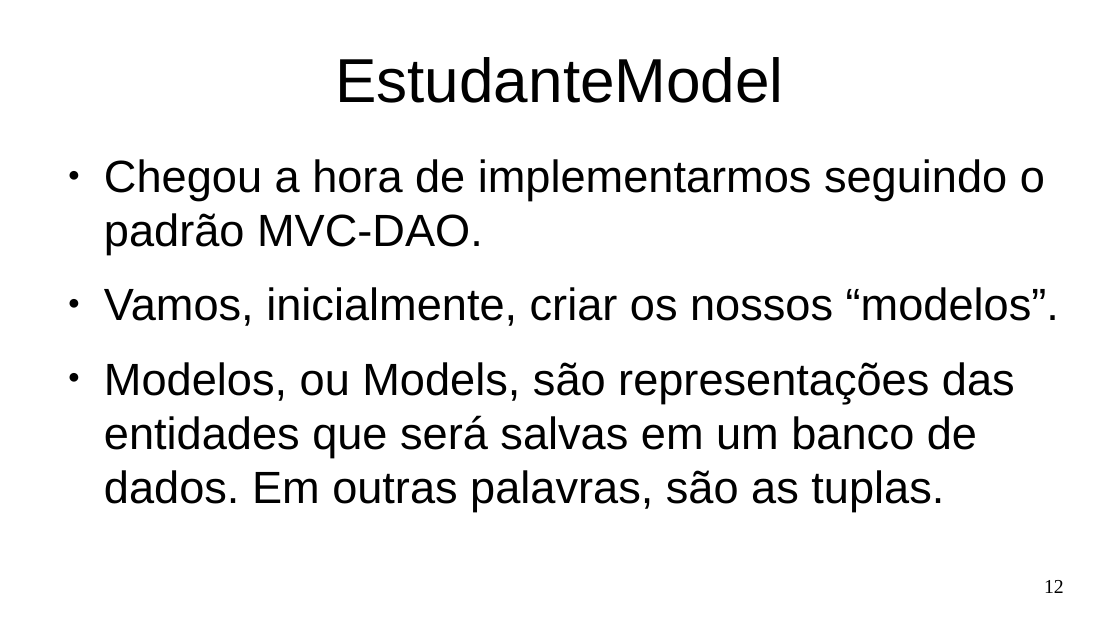
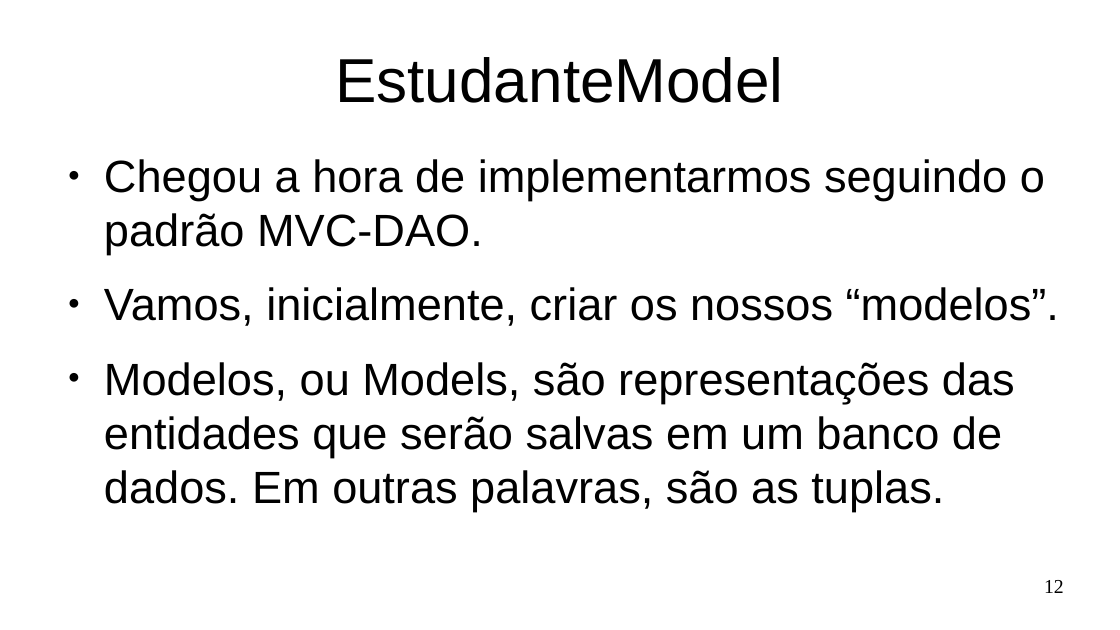
Before and after one commit to Marques-Dev/WEB_2020-1, a slide deck: slide 12 of SLIDES/aula04.odp. Drawn at 1120x630 pixels with LibreOffice and Linux fonts; fonts in the diff are those of the drawing. Boxes give left, top, right and bottom in pixels: in the first picture for what was removed or moved away, otherwise in the second. Text is boxed around its words. In the diff, an @@ line names an element or a change of style, - is before the commit and + after.

```diff
--- a/SLIDES/aula04.odp
+++ b/SLIDES/aula04.odp
@@ text at bbox=[104, 362, 1015, 512]: text changed @@
-● Modelos, ou Models, são representações das entidades que será salvas em um banco de dados. Em outras palavras, são as tuplas.
+● Modelos, ou Models, são representações das entidades que serão salvas em um banco de dados. Em outras palavras, são as tuplas.
```
Also in this commit, not shown: 5 other slides changed, 8 other files.
